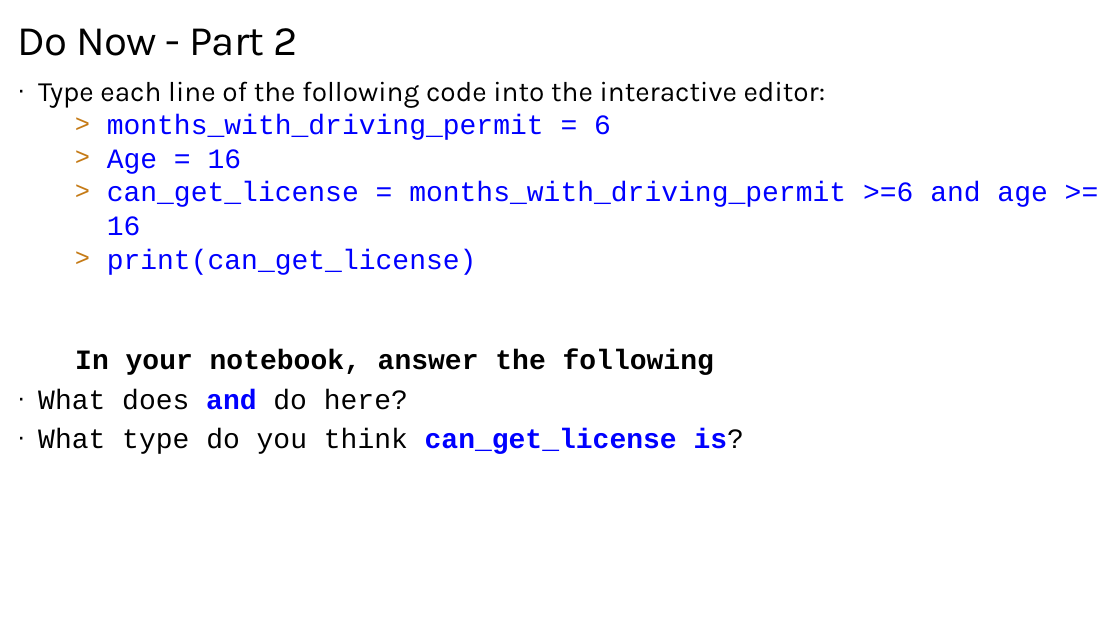
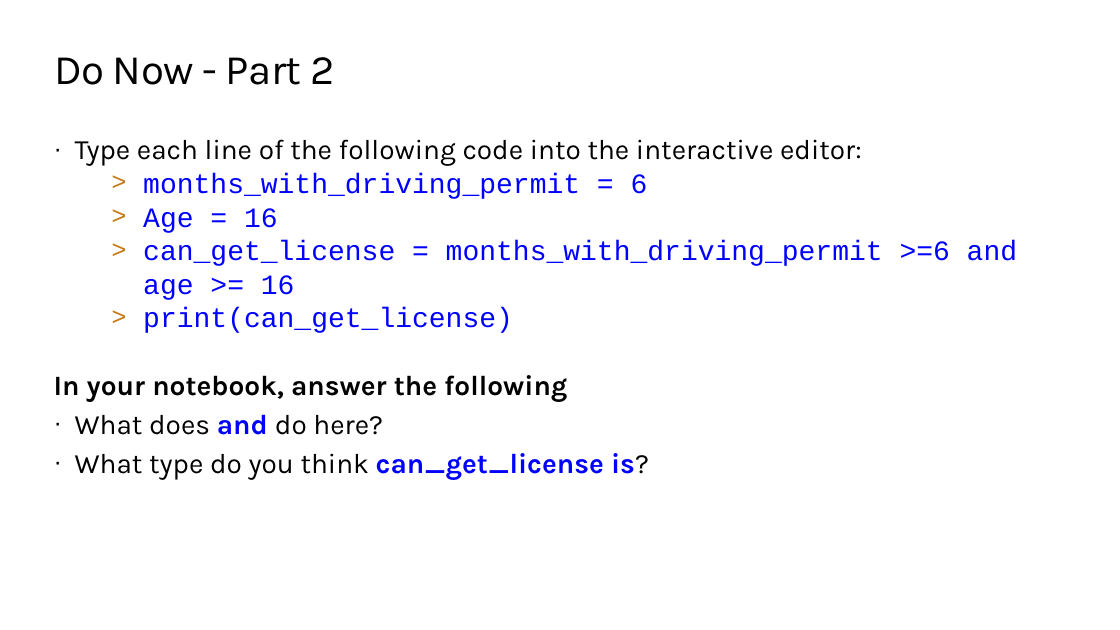
Before and after one commit to TEALSK12/2nd-semester-introduction-to-computer-science, a slide deck: slide 5 of units/2_unit/slidedecks/Intro Python 2.02 TEALS.pptx. Drawn at 1120x630 pixels with LibreOffice and Linux fonts; fonts in the diff are those of the drawing; background and template pictures are left out. Boxes give left, top, right and bottom in pixels: in the first picture for what was removed or moved away, otherwise in the second. Text is boxed around its words. In the diff, an @@ line names an element or a change of style, - is before the commit and + after.

```diff
--- a/units/2_unit/slidedecks/Intro Python 2.02 TEALS.pptx
+++ b/units/2_unit/slidedecks/Intro Python 2.02 TEALS.pptx
@@ title "Do Now - Part 2": place and size @@
-title "Do Now - Part 2" at (17, 28, 297, 56)
+title "Do Now - Part 2" at (54, 57, 334, 85)
@@ text "Type each line of the ...": place and size @@
-text "Type each line of the ..." at (38, 81, 1047, 454)
+text "Type each line of the ..." at (54, 139, 1017, 480)
@@ text at (54, 375, 649, 480): font Courier New to Karla in "In your notebook, answer the following", "What does and do here?", "What type do you think can_get_license is?"; indent changed @@
```
Also in this commit, not shown: 8 other slides changed, 8 other files.
